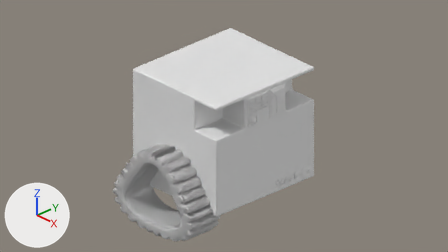
Before and after pictures for a commit that changed the Blender file walle.blend.
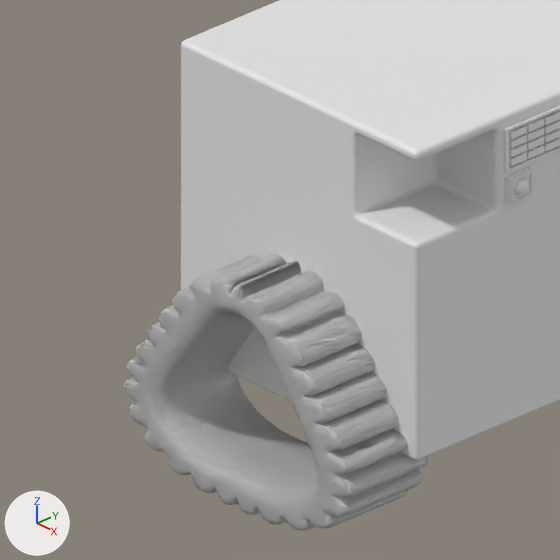
There are two pictures of each version: one from the file's camera 'Camera', one close up on the part from 15% to 60% of the width and 21% to 100% of the height. Arrows for +X, +Y and +Z are at lower left; the lights stay in place.
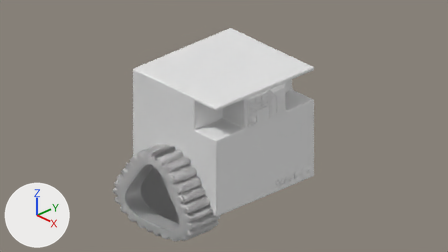
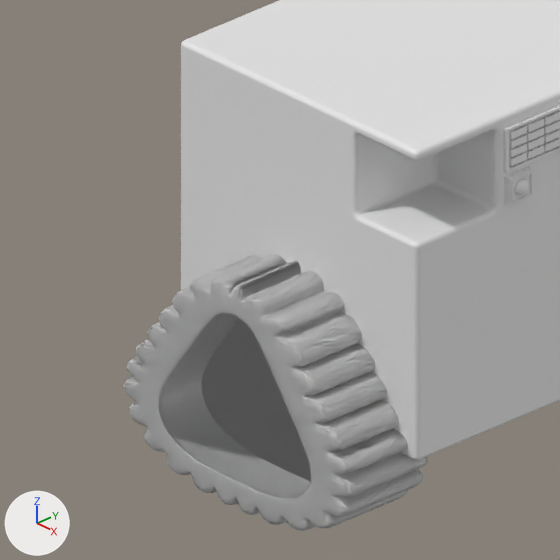
Pixel boxes (x1, y1, x2, y2) of what changed, in the close-ups (560 x 560 px):
'Cube.001', added: after (202, 319, 311, 481)
part 1 of me_cube_009, built on: before (176, 313, 316, 488); after (159, 314, 310, 498)

The change in detail:
me_cube_009 is used by ob_cube_006; location (-0.008, -1.264, -0.781); scale (0.783, 0.337, 0.482).
me_cube_009 had 376 vertices, 379 faces and spanned x -1.24..1.24, y -1.01..1.01, z -1.51..1.51.
me_cube_009 now has 402 vertices, 405 faces and spans x -1.24..1.24, y -1.01..1.29, z -1.51..1.51.
Part 1, on me_cube_009:
26 faces are deleted.
26 vertices move from x -0.73..0.73, y 1.0..1.01, z -1.0..1.0 to x -0.98..0.98, y 1.28..1.29, z -1.31..1.37.
6 vertices are added at (0.75, -0.9, 0.07), (0.41, -0.9, 0.84), (-0.41, -0.9, 0.84), (-0.75, -0.9, 0.07), (0.58, -0.9, 0.45), (-0.58, -0.9, 0.45).
20 new vertices lie (0.0, -2.17, 0.0) away from vertices in x -0.73..0.73, y 1.0, z -1.0..1.0.
52 new faces join them.
Mesh me_cube_001 is new.
It has 26 vertices, 24 faces and spans x -0.73..0.73, y -0.62, z -1.0..1.0.
Object 'Cube.001' (ob_cube_001) is new; it shows me_cube_001.
Its location is (-0.008, -1.157, -0.781).
Its scale is (1.02, 0.0, 0.628).
It gains a SUBSURF modifier named 'Subdivision'.
It gains a SOLIDIFY modifier named 'Solidify'.
Modifier setting: thickness = 0.0.
